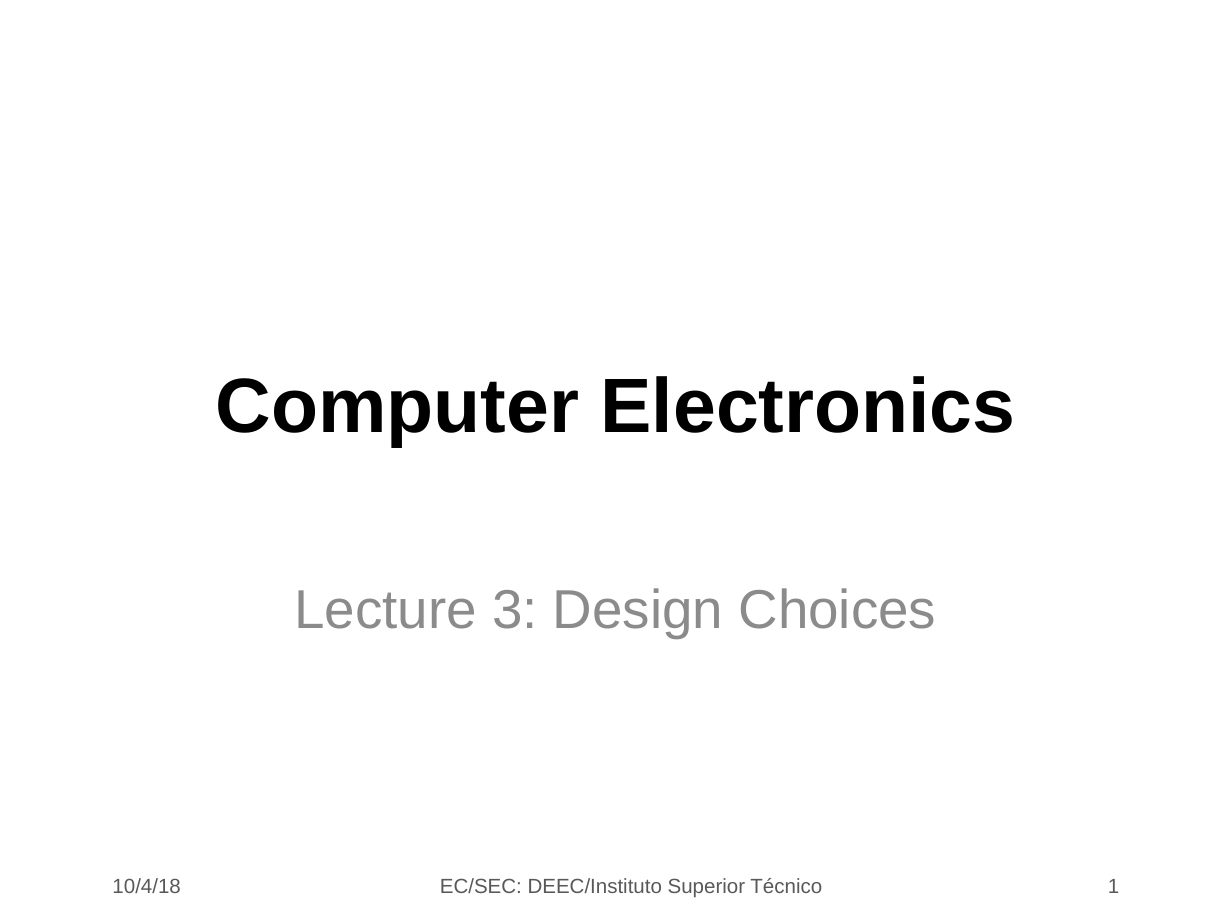
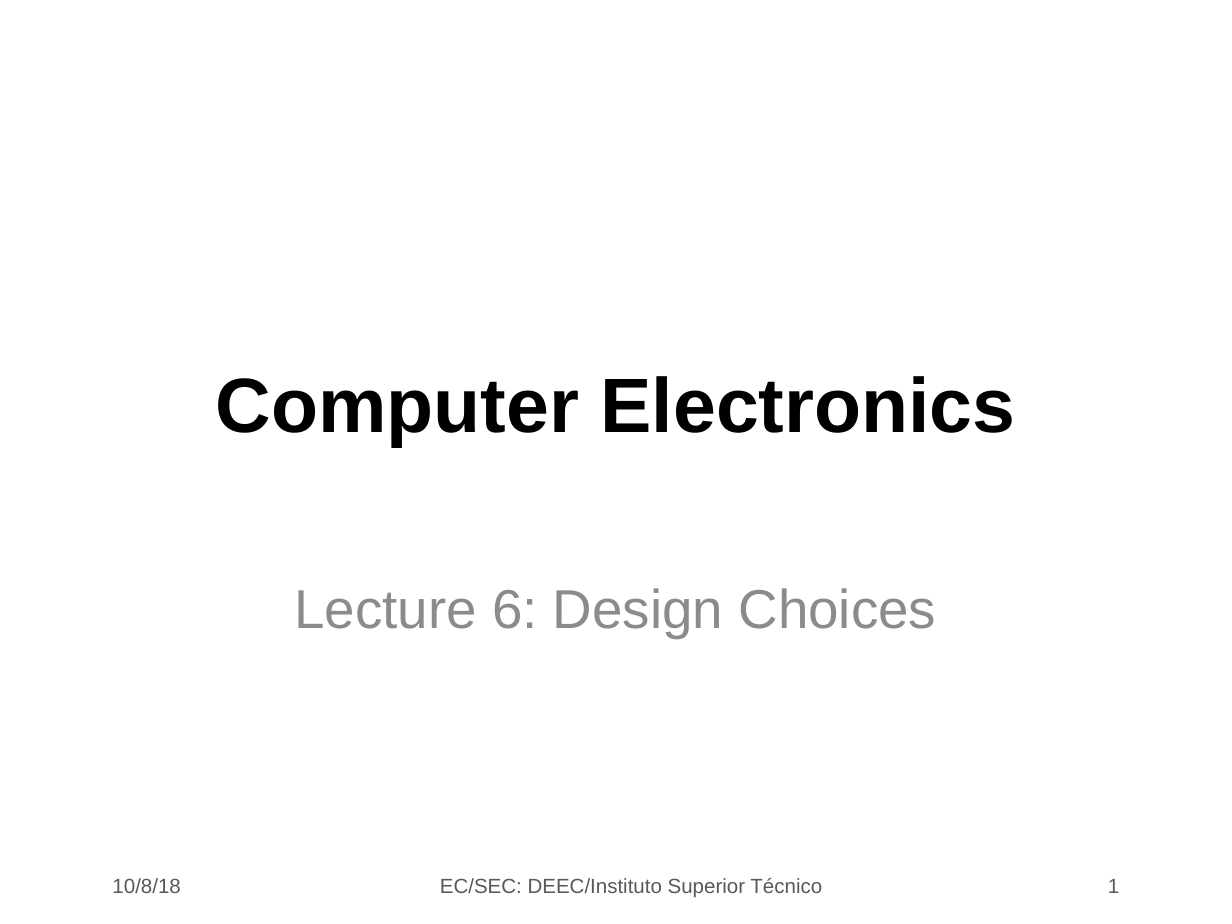
Before and after one commit to jjts/ist-sec, a slide deck: slide 1 of lectures/l6_design_choices/l6.odp. Drawn at 1232x924 pixels with LibreOffice and Linux fonts; fonts in the diff are those of the drawing; background and template pictures are left out. Boxes give left, top, right and bottom in pixels: in the first picture for what was removed or moved away, otherwise in the second. Text is boxed around its words. In the diff, an @@ line names an element or a change of style, - is before the commit and + after.

```diff
--- a/lectures/l6_design_choices/l6.odp
+++ b/lectures/l6_design_choices/l6.odp
@@ subtitle at box(294, 588, 936, 638): text changed @@
-Lecture 3: Design Choices
+Lecture 6: Design Choices
@@ text at box(112, 878, 180, 893): text changed @@
-10/4/18
+10/8/18
```
Also in this commit, not shown: 26 other slides changed, 3 other files.
